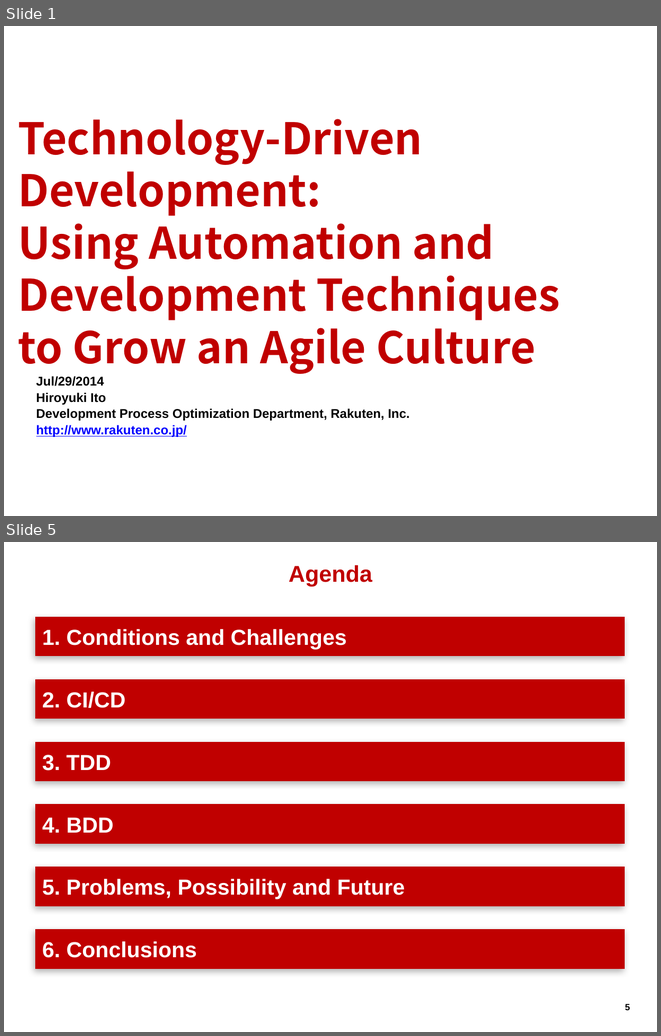
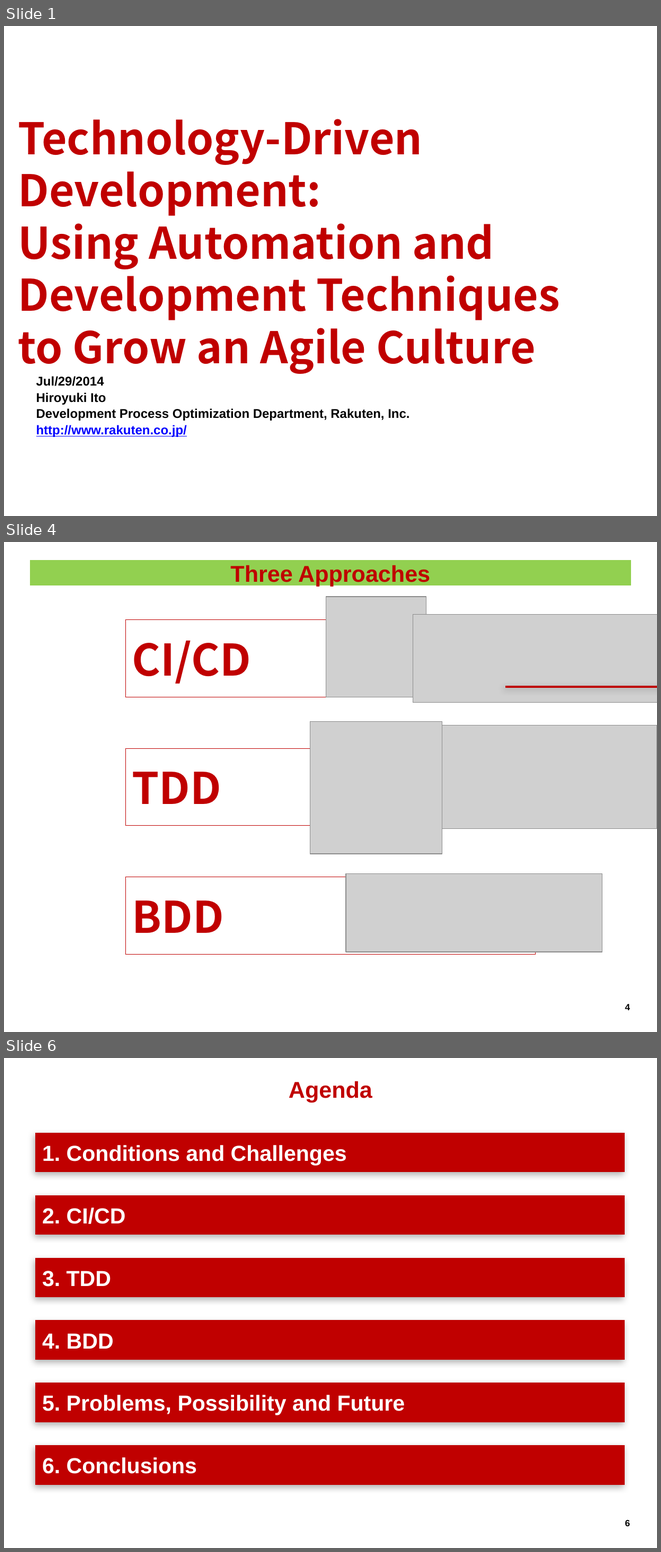
Before and after one commit to hageyahhoo/agile2014, a slide deck: presentations/TechnologyDrivenDevelopment.pptx. Shown one above the other, each under a label of ours: slides 1 and 5 before the commit, slides 1, 4 and 6 after it; the slides between them are not shown. The pictures are 661x1036 and 661x1552 pixels, drawn with LibreOffice and Linux fonts; fonts in the diff are those of the drawing; grey boxes stand for pictures; background and template pictures are left out. Boxes give left, top, right and bottom in pixels: in the first picture for what was removed or moved away, otherwise in the second. Text is boxed around its words. In the diff, an @@ line names an element or a change of style, - is before the commit and + after.

```diff
--- a/presentations/TechnologyDrivenDevelopment.pptx
+++ b/presentations/TechnologyDrivenDevelopment.pptx
@@ slide 4 added at bbox=[4, 542, 657, 1032], background #FFFFFF; not listed: 1 template element that a slide beside it also shows @@
@@ title added at bbox=[29, 560, 631, 586], fill #92D050, outline #FFFFFF 0.75 pt, 25.2 pt, text #BF0000, bold @@
+Three Approaches
@@ picture added at bbox=[326, 597, 426, 697] @@
@@ rectangle added at bbox=[125, 620, 536, 697], outline #BF0000 0.75 pt, 48 pt, text #C00000, bold @@
+CI/CD
@@ picture added at bbox=[413, 615, 657, 703] @@
@@ line added from (505, 687) to (657, 687), #BF0000 2 pt @@
@@ picture added at bbox=[310, 722, 442, 854] @@
@@ picture added at bbox=[434, 725, 657, 828] @@
@@ rectangle added at bbox=[125, 748, 536, 826], outline #BF0000 0.75 pt, 48 pt, text #C00000, bold @@
+TDD
@@ picture added at bbox=[346, 874, 602, 951] @@
@@ rectangle added at bbox=[125, 877, 536, 954], outline #BF0000 0.75 pt, 48 pt, text #C00000, bold @@
+BDD
@@ what was slide 5 is now slide 6 @@
```
Also in this commit, not shown: 2 slides changed, 1 other slide added, 1 slide removed.
